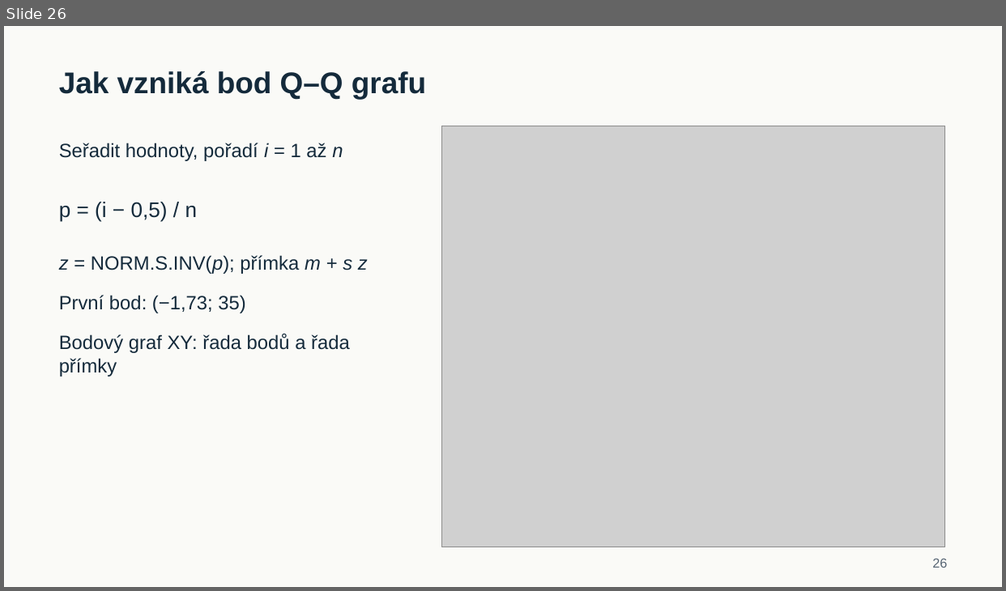
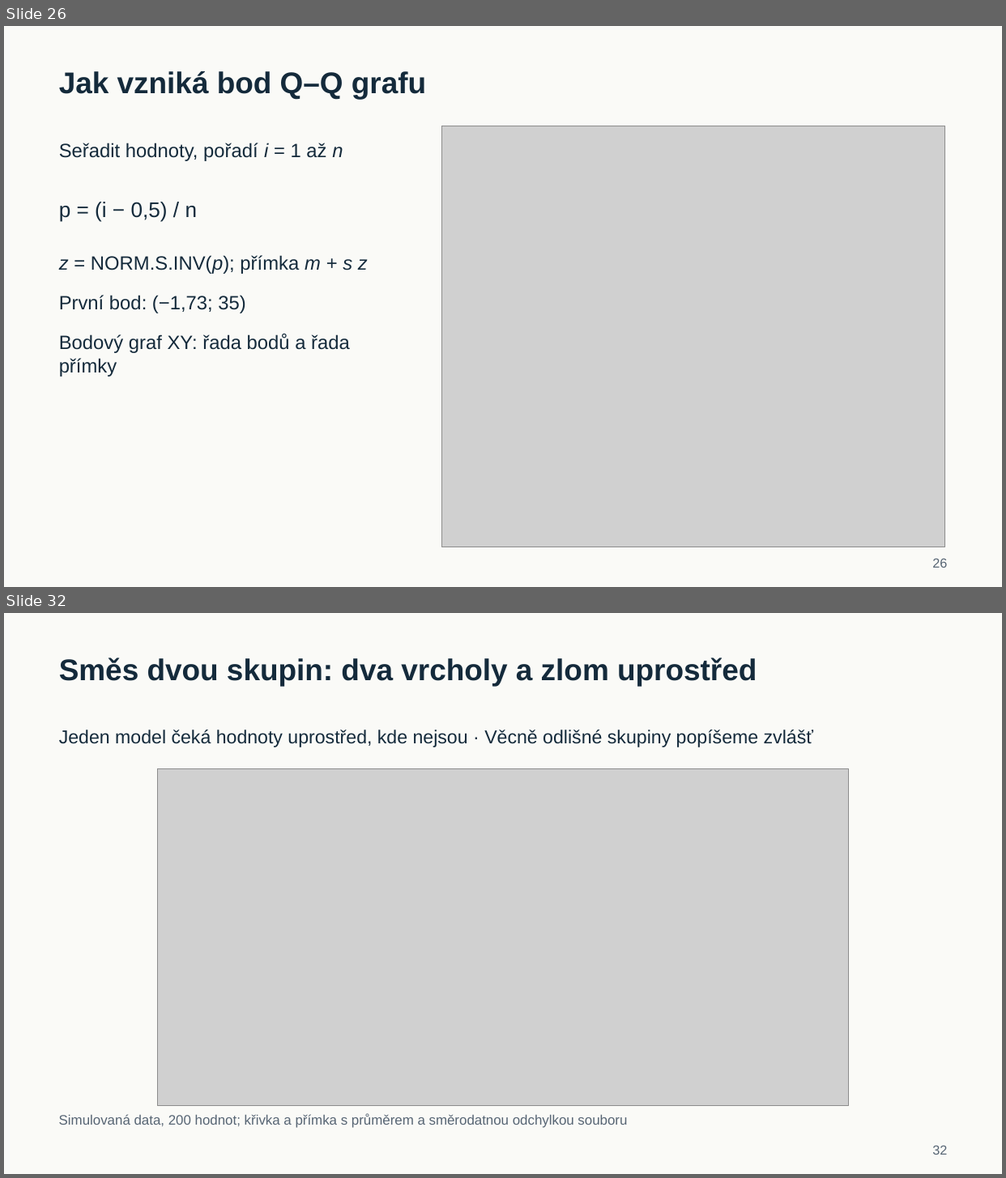
Before and after one commit to reckak/statistics-for-psychology, a slide deck: presentations/kapitola_04_normalni_rozdeleni.pptx. Shown one above the other, each under a label of ours: slide 26 before the commit, slides 26 and 32 after it; the slides between them are not shown. The pictures are 1006x591 and 1006x1178 pixels, drawn with LibreOffice and Linux fonts; fonts in the diff are those of the drawing; grey boxes stand for pictures. Boxes give left, top, right and bottom in pixels: in the first picture for what was removed or moved away, otherwise in the second. Text is boxed around its words. In the diff, an @@ line names an element or a change of style, - is before the commit and + after.

```diff
--- a/presentations/kapitola_04_normalni_rozdeleni.pptx
+++ b/presentations/kapitola_04_normalni_rozdeleni.pptx
@@ slide 32 added at [4, 613, 1002, 1174], background #FAFAF7 @@
@@ text added at [59, 658, 756, 686], 36 pt, text #142A3B, bold @@
+Směs dvou skupin: dva vrcholy a zlom uprostřed
@@ text added at [59, 730, 813, 747], 22.5 pt, text #142A3B @@
+Jeden model čeká hodnoty uprostřed, kde nejsou · Věcně odlišné skupiny popíšeme zvlášť
@@ picture added at [158, 769, 848, 1105] @@
@@ text added at [59, 1114, 627, 1128], 16.5 pt, text #576574 @@
+Simulovaná data, 200 hodnot; křivka a přímka s průměrem a směrodatnou odchylkou souboru
@@ text added at [932, 1145, 947, 1155], 15.8 pt, text #576574 @@
+32
```
Also in this commit, not shown: 20 slides changed, 5 other slides added, 2 slides removed, 2 other files.
